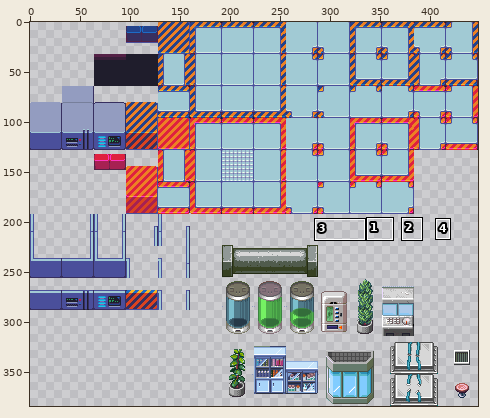
One commit to this sprite sheet: tilesets/TILES.png. The first picture is a wide view before the edit; the outline marks the close-up.
Close-up. Earlier state:
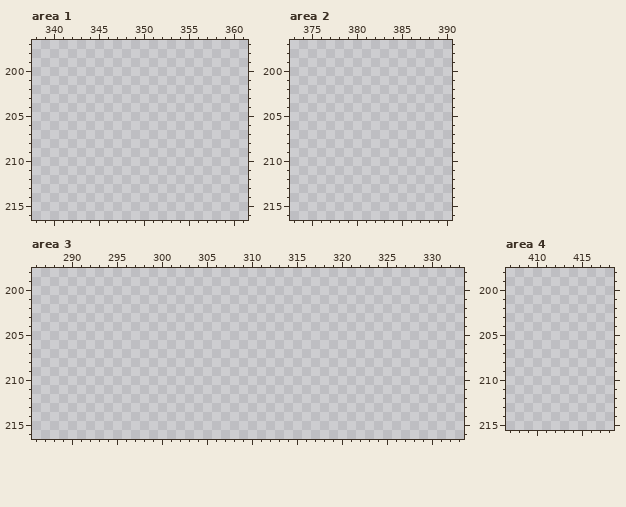
The file is 448x384 pixels. Colours within 5 levels of each other are drawn and written as one. Shown: area 1: x 338..361, y 197..216; area 2: x 373..390, y 197..216; area 3: x 286..333, y 198..216; area 4: x 407..418, y 198..215. The commit also changed other parts of the picture, which this record leaves out.
Palette (. is transparent): 
After the commit:
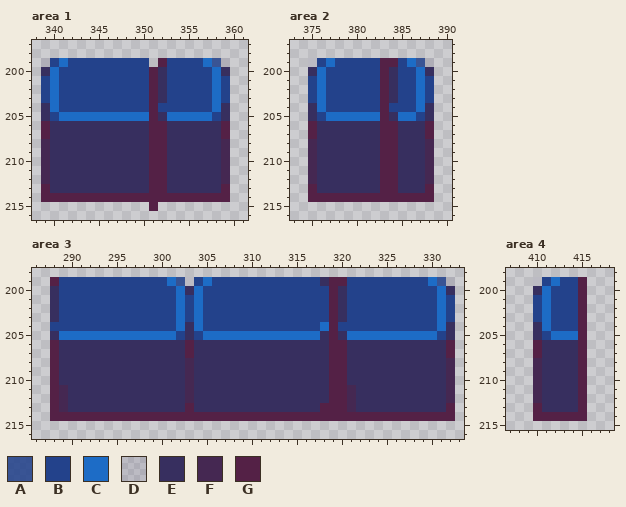
Colours new in this view: A #23428bde  B #23428b  C #1d6cc6  D #372f5f1d  E #372f5f  F #452852  G #542146
Edits made:
Changed rows in their new state; - is an unchanged pixel.
Area 1:
first column x 339:
199 DBCBBBBBBBBB-GBBBBCAD
200 ECBBBBBBBBBBGEBBBBBCE
201 BCBBBBBBBBBBGEBBBBBCB
202 BCBBBBBBBBBBGEBBBBBCB
203 BCBBBBBBBBBBGEBBBBBCB
204 ECBBBBBBBBBBGBBBBBBCE
205 EBCCCCCCCCCCGECCCCCBE
206 GEEEEEEEEEEEGGEEEEEEG
207 GEEEEEEEEEEEGGEEEEEEG
208 FEEEEEEEEEEEGGEEEEEEF
209 FEEEEEEEEEEEGGEEEEEEF
210 FEEEEEEEEEEEGGEEEEEEF
211 FEEEEEEEEEEEGGEEEEEEF
212 FEEEEEEEEEEEGGEEEEEEF
213 GEEEEEEEEEEEGGEEEEEEG
214 GGGGGGGGGGGGGGGGGGGGG
215 ------------G--------
Area 2:
first column x 375:
199 DBCBBBBBGGBCAD
200 ECBBBBBBGEBBCE
201 BCBBBBBBGEBBCB
202 BCBBBBBBGEBBCB
203 BCBBBBBBGEBBCB
204 ECBBBBBBGBBBCE
205 EBCCCCCCGECCBE
206 GEEEEEEEGGEEEG
207 GEEEEEEEGGEEEG
208 FEEEEEEEGGEEEF
209 FEEEEEEEGGEEEF
210 FEEEEEEEGGEEEF
211 FEEEEEEEGGEEEF
212 FEEEEEEEGGEEEF
213 GEEEEEEEGGEEEG
214 GGGGGGGGGGGGGG
Area 3:
first column x 288:
199 GBBBBBBBBBBBBCADBCBBBBBBBBBBBBEGGBBBBBBBBBCAD
200 EBBBBBBBBBBBBBCECBBBBBBBBBBBBBBGEBBBBBBBBBBCE
201 EBBBBBBBBBBBBBCBCBBBBBBBBBBBBBBGEBBBBBBBBBBCB
202 EBBBBBBBBBBBBBCBCBBBBBBBBBBBBBBGEBBBBBBBBBBCB
203 EBBBBBBBBBBBBBCBCBBBBBBBBBBBBBBGEBBBBBBBBBBCB
204 BBBBBBBBBBBBBBCECBBBBBBBBBBBBBCGBBBBBBBBBBBCE
205 ECCCCCCCCCCCCCBEBCCCCCCCCCCCCCEGECCCCCCCCCCBE
206 GEEEEEEEEEEEEEEGEEEEEEEEEEEEEEEGGEEEEEEEEEEEG
207 GEEEEEEEEEEEEEEGEEEEEEEEEEEEEEEGGEEEEEEEEEEEG
208 GEEEEEEEEEEEEEEFEEEEEEEEEEEEEEEGGEEEEEEEEEEEF
209 GEEEEEEEEEEEEEEFEEEEEEEEEEEEEEEGGEEEEEEEEEEEF
210 GEEEEEEEEEEEEEEFEEEEEEEEEEEEEEEGGEEEEEEEEEEEF
211 GFEEEEEEEEEEEEEFEEEEEEEEEEEEEEEGGFEEEEEEEEEEF
212 GFEEEEEEEEEEEEEFEEEEEEEEEEEEEEEGGFEEEEEEEEEEF
213 GFEEEEEEEEEEEEEGEEEEEEEEEEEEEEGGGFEEEEEEEEEEG
214 GGGGGGGGGGGGGGGGGGGGGGGGGGGGGGGGGGGGGGGGGGGGG
Area 4:
first column x 410:
199 DBCBBG
200 ECBBBG
201 BCBBBG
202 BCBBBG
203 BCBBBG
204 ECBBBG
205 EBCCCG
206 GEEEEG
207 GEEEEG
208 FEEEEG
209 FEEEEG
210 FEEEEG
211 FEEEEG
212 FEEEEG
213 GEEEEG
214 GGGGGG
Pixel boxes of the changes (left, top, right, bottom) in both close-ups:
added: (41, 58, 230, 211)
added: (308, 58, 434, 202)
added: (50, 277, 455, 421)
added: (533, 277, 587, 421)
